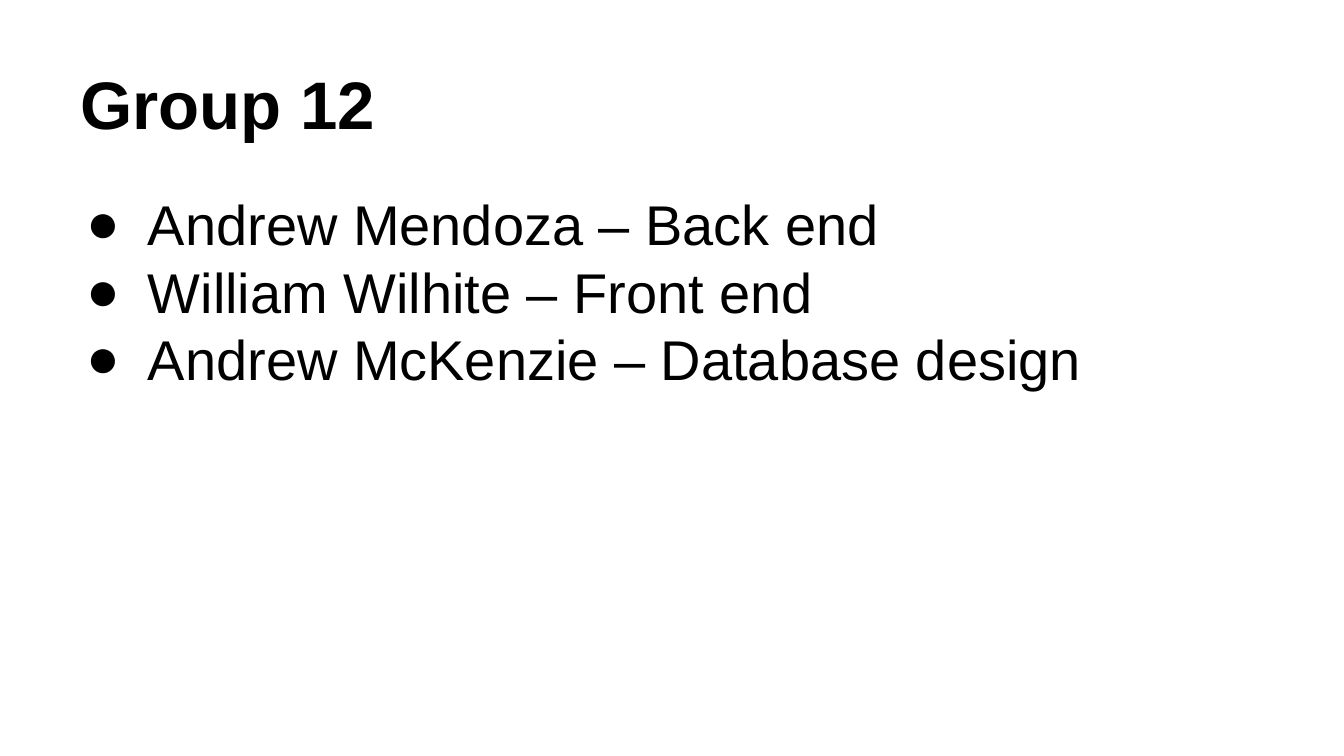
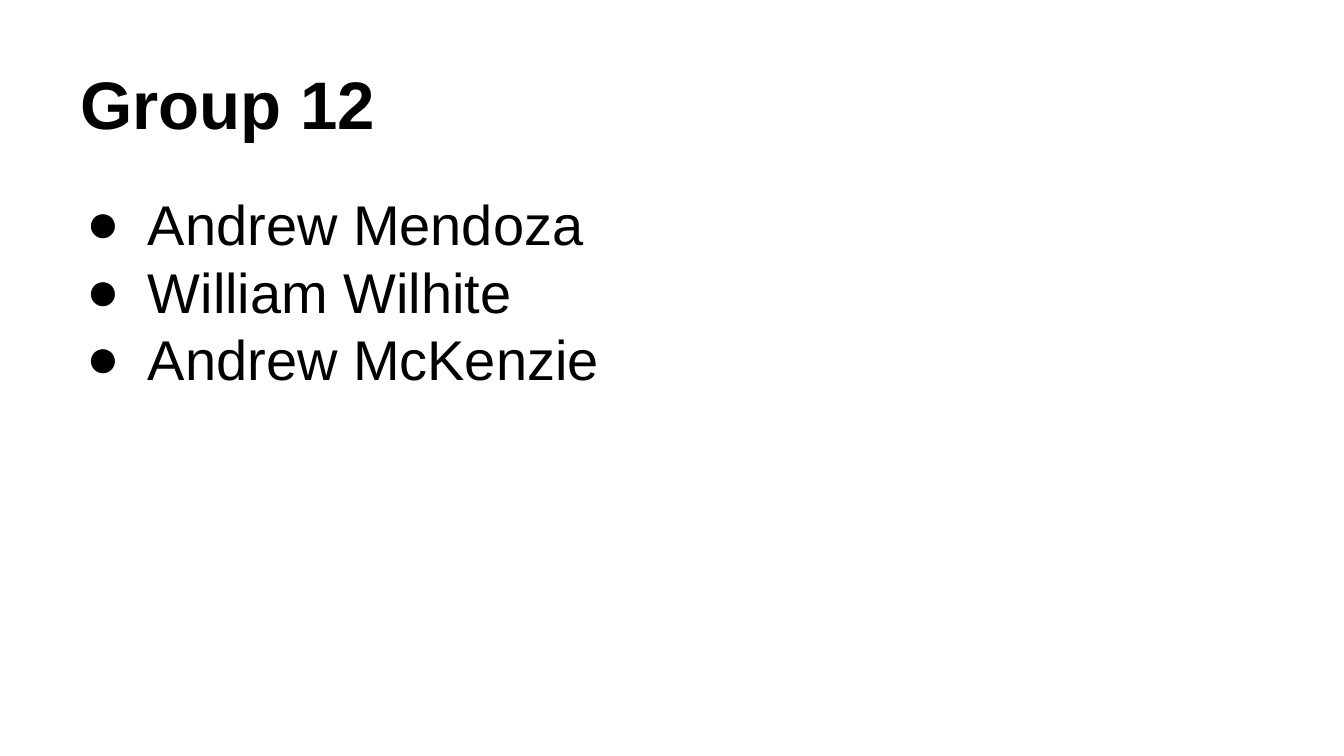
Before and after one commit to wwilhite/cop4710, a slide deck: slide 2 of PowerPoint/College Event Website.odp. Drawn at 1344x756 pixels with LibreOffice and Linux fonts; fonts in the diff are those of the drawing. Boxes give left, top, right and bottom in pixels: in the first picture for what was removed or moved away, otherwise in the second. Text is boxed around its words. In the diff, an @@ line names an element or a change of style, - is before the commit and + after.

```diff
--- a/PowerPoint/College Event Website.odp
+++ b/PowerPoint/College Event Website.odp
@@ text at bbox=[148, 204, 599, 381]: text changed @@
-● Andrew Mendoza – Back end
-● William Wilhite – Front end
-● Andrew McKenzie – Database design
+● Andrew Mendoza
+● William Wilhite
+● Andrew McKenzie
```
Also in this commit, not shown: 1 other slide changed, 8 slides removed, 39 other files.
